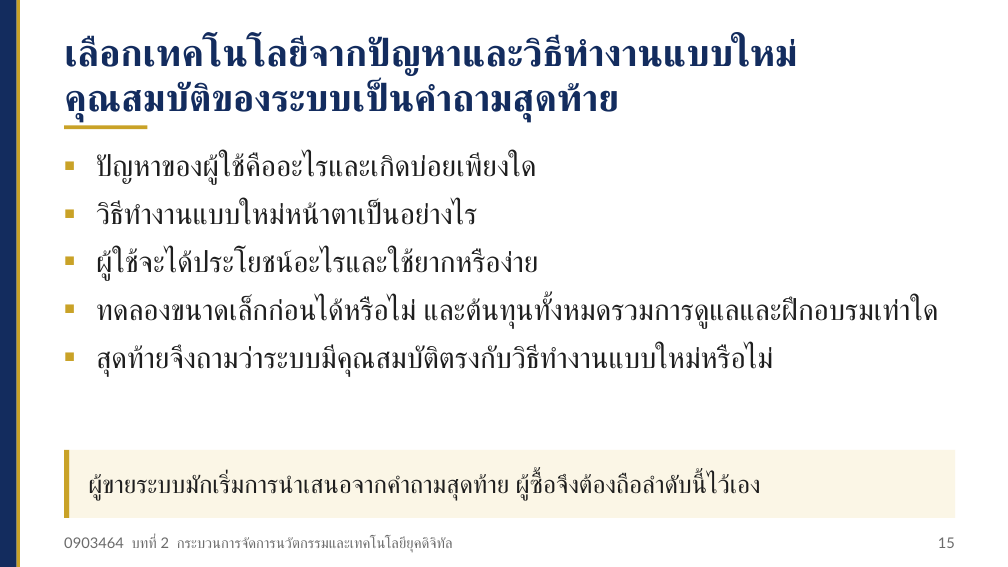
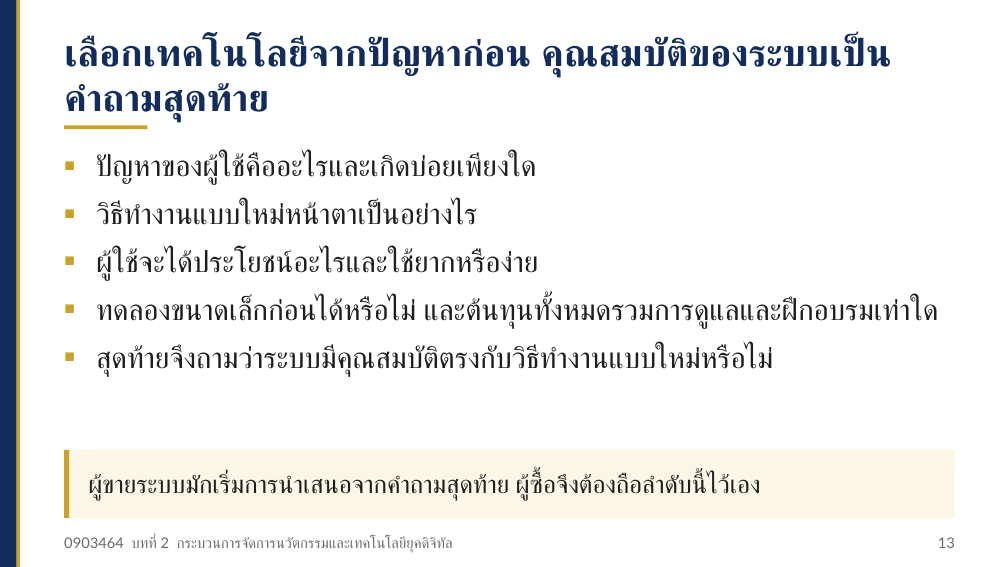
Before and after one commit to Aj-Warawut/academic-web-teaching, a slide deck: slide 13 of ci/files/ci_0903464_บทที่02_สไลด์.pptx (slide 15 before the commit). Drawn at 1008x567 pixels with LibreOffice and Linux fonts; fonts in the diff are those of the drawing. Boxes give left, top, right and bottom in pixels: in the first picture for what was removed or moved away, otherwise in the second. Text is boxed around its words. In the diff, an @@ line names an element or a change of style, - is before the commit and + after.

```diff
--- a/ci/files/ci_0903464_บทที่02_สไลด์.pptx
+++ b/ci/files/ci_0903464_บทที่02_สไลด์.pptx
@@ text at (64, 36, 860, 122): text changed @@
-เลือกเทคโนโลยีจากปัญหาและวิธีทำงานแบบใหม่ คุณสมบัติของระบบเป็นคำถามสุดท้าย
+เลือกเทคโนโลยีจากปัญหาก่อน คุณสมบัติของระบบเป็นคำถามสุดท้าย
@@ text at (938, 537, 955, 548): text changed @@
-15
+13
```
Also in this commit, not shown: 23 other slides changed, 1 slide added, 25 other files.
